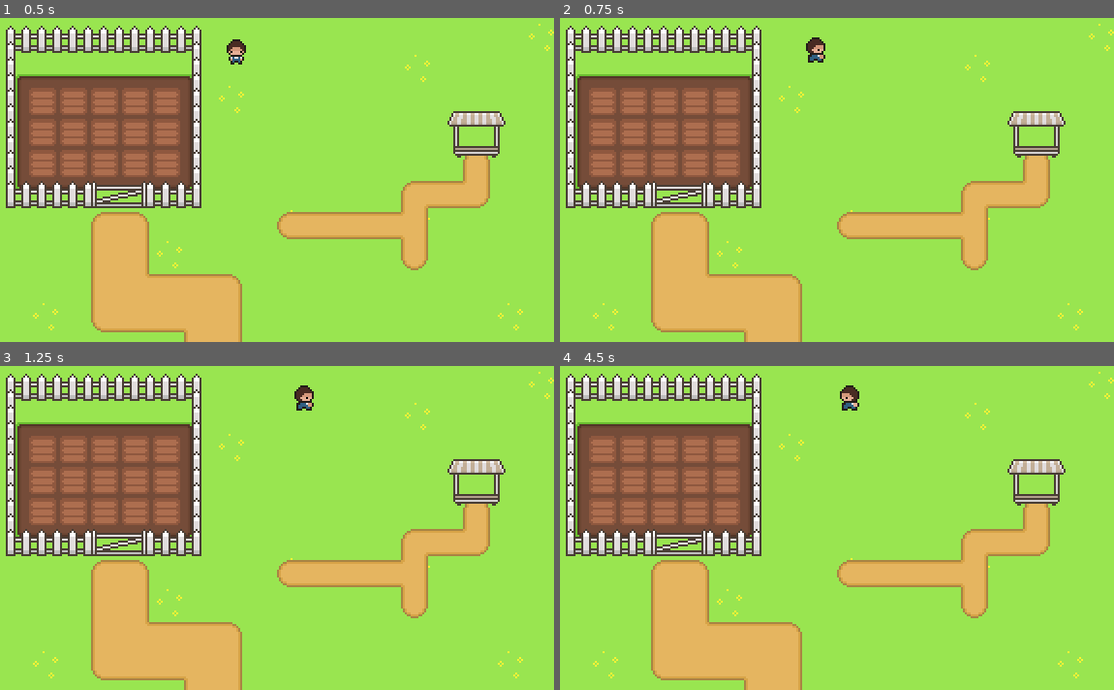
Above: before the commit, frames 1-4 (two rows, left to right).
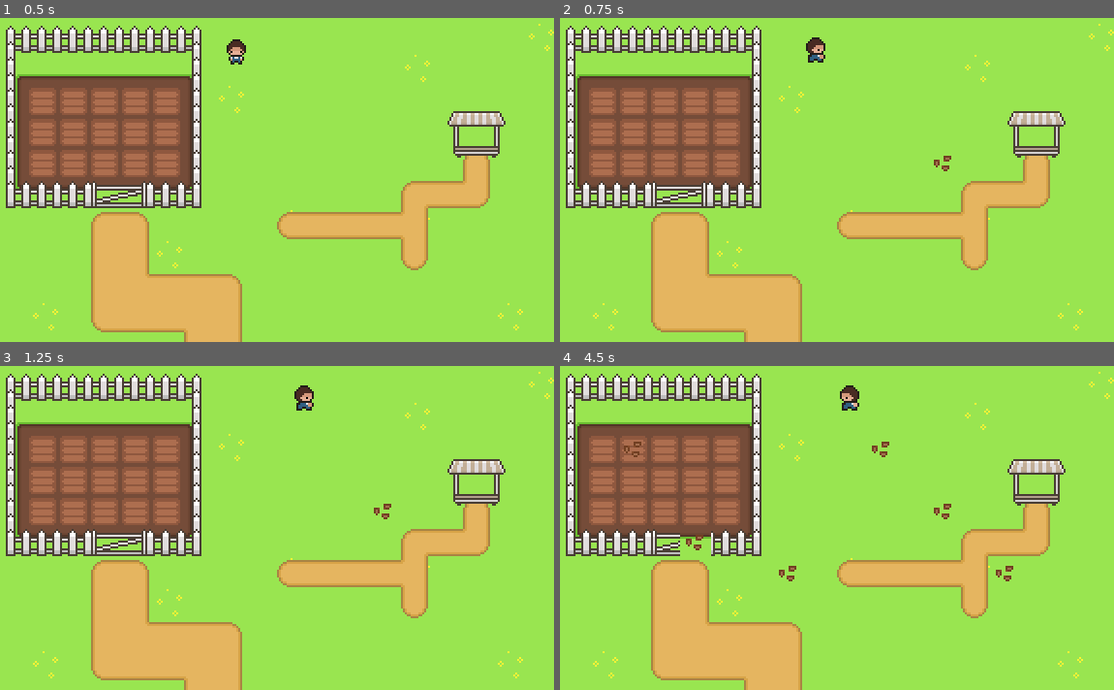
Above: after the commit, the same moments.

Repository: marjangoglani/DevWorm-Farming-Game-Tutorial
Game: Godot game, scene res://world.tscn
The game is run twice, just before and just after one commit, with the same random seed, the same clock (stepped at 60 frames per second) and the same inputs. The project has no main scene, so this scene is started directly.
Inputs (mouse positions are in pixels of both pictures, inside the frame that each line leads up to):
- Up to frame 1 (0.5 s): no input
- Up to frame 2 (0.75 s): tap Enter at 0.5 s; move the mouse to (942, 150) at 0.52 s; hold D (walk_right) from 0.53 s (still down); click (942, 150) at 0.6 s
- Up to frame 3 (1.25 s): keep holding D (walk_right)
- Up to frame 4 (4.5 s): move the mouse to (681, 531) at 1.27 s; release D (walk_right) at 1.28 s; hold S (walk_down) 1.28-2.03 s; click (681, 531) at 1.35 s; move the mouse to (864, 437) at 2.02 s; hold D (walk_right) 2.03-2.78 s; click (864, 437) at 2.1 s; move the mouse to (770, 586) at 2.77 s; hold W (walk_up) 2.78-3.53 s; click (770, 586) at 2.85 s; move the mouse to (992, 566) at 3.52 s; hold A (walk_left) from 3.53 s (still down); click (992, 566) at 3.6 s; move the mouse to (615, 463) at 4.27 s; click (615, 463) at 4.35 s

Frame 1 is identical in both runs. In frame 2, less than 0.1% of the frame differs, in the area x 67-71%, y 42-48%; in frame 3, less than 0.1%; in frame 4, 0.7%, in the area x 11-82%, y 23-67%.

Commit message:
Dropping seeds!
I can click and drop the seeds wherever I want! Which is not exactly what we want but oh well! It works! Also I fixed that stupid bug error that I was getting before. I just had to set the terrain index or something to 0 or 1 or some non negative number. Don't remember exactly.

Diff:
--- a/project.godot
+++ b/project.godot
@@ -1,3 +1,11 @@
+; Engine configuration file.
+; It's best edited using the editor UI and not directly,
+; since the parameters that go here are not all obvious.
+;
+; Format:
+;   [section] ; section goes between []
+;   param=value ; assign values to parameters
+
 config_version=5
 
 [application]
@@ -58,6 +66,11 @@
 "events": [Object(InputEventKey,"resource_local_to_scene":false,"resource_name":"","device":-1,"window_id":0,"alt_pressed":false,"shift_pressed":false,"ctrl_pressed":false,"meta_pressed":false,"pressed":false,"keycode":0,"physical_keycode":83,"key_label":0,"unicode":115,"echo":false,"script":null)
 ]
 }
+Click={
+"deadzone": 0.5,
+"events": [Object(InputEventMouseButton,"resource_local_to_scene":false,"resource_name":"","device":-1,"window_id":0,"alt_pressed":false,"shift_pressed":false,"ctrl_pressed":false,"meta_pressed":false,"button_mask":1,"position":Vector2(283, 20),"global_position":Vector2(291, 100),"factor":1.0,"button_index":1,"canceled":false,"pressed":true,"double_click":false,"script":null)
+]
+}
 
 [rendering]
 
--- /dev/null
+++ b/world.gd
@@ -0,0 +1,12 @@
+extends Node2D
+
+@onready var tile_map : TileMap = $TileMap
+var tilled_soil_layer_num = 1
+
+func _input(event):
+	if Input.is_action_just_pressed("Click"):
+		var mouse_position = get_global_mouse_position()
+		var tile_mouse_pos = tile_map.local_to_map(mouse_position)
+		var source_id = 2 		# kinda hard coded, is there a way I can grab this num from tile_map?
+		var atlas_coord = Vector2i(11,1)
+		tile_map.set_cell(tilled_soil_layer_num, tile_mouse_pos, source_id, atlas_coord)
--- a/world.tscn
+++ b/world.tscn
@@ -1,8 +1,10 @@
-[gd_scene load_steps=8 format=3 uid="uid://bj2g6i5w1a5db"]
+[gd_scene load_steps=11 format=3 uid="uid://bj2g6i5w1a5db"]
 
 [ext_resource type="Texture2D" uid="uid://bmmxus8kgmb1m" path="res://farmingTilesheetComplete.png" id="1_nn3ch"]
+[ext_resource type="Script" path="res://world.gd" id="1_x5k5a"]
 [ext_resource type="Texture2D" uid="uid://di0b4hxfnrh4h" path="res://Paradise_Asset_Pack_FREE/TileSets/terrains/Terrains_Dirt_Grass_Sand_Cliffs.png" id="2_10trm"]
 [ext_resource type="PackedScene" uid="uid://dv5u68y0lnkl4" path="res://player.tscn" id="2_kwh34"]
+[ext_resource type="Texture2D" uid="uid://da7tpxjndhqtj" path="res://Paradise_Asset_Pack_FREE/FOR_TUTORIAL/tilemap1.png" id="4_s1gew"]
 
 [sub_resource type="TileMapPattern" id="TileMapPattern_32i5d"]
 tile_data = PackedInt32Array(0, 196608, 6, 65536, 196608, 7, 131072, 196608, 7, 196608, 196608, 7, 262144, 196608, 8, 1 …(532 unchanged characters)…
@@ -12,28 +14,40 @@
 12:5/0 = 0
 6:7/0 = 0
 7:8/0 = 0
+7:8/0/terrain_set = 0
 7:8/0/terrain = 0
 8:8/0 = 0
+8:8/0/terrain_set = 0
 8:8/0/terrain = 0
 9:8/0 = 0
+9:8/0/terrain_set = 0
 9:8/0/terrain = 0
 10:8/0 = 0
+10:8/0/terrain_set = 0
 10:8/0/terrain = 0
 11:8/0 = 0
+11:8/0/terrain_set = 0
 11:8/0/terrain = 0
 12:8/0 = 0
+12:8/0/terrain_set = 0
 12:8/0/terrain = 0
 10:9/0 = 0
+10:9/0/terrain_set = 0
 10:9/0/terrain = 0
 11:9/0 = 0
+11:9/0/terrain_set = 0
 11:9/0/terrain = 0
 12:9/0 = 0
+12:9/0/terrain_set = 0
 12:9/0/terrain = 0
 10:10/0 = 0
+10:10/0/terrain_set = 0
 10:10/0/terrain = 0
 11:10/0 = 0
+11:10/0/terrain_set = 0
 11:10/0/terrain = 0
 12:10/0 = 0
+12:10/0/terrain_set = 0
 12:10/0/terrain = 0
 2:11/size_in_atlas = Vector2i(2, 2)
 2:11/0 = 0
@@ -62,6 +76,7 @@
 4:8/0 = 0
 5:8/0 = 0
 6:8/0 = 0
+6:8/0/terrain_set = 0
 6:8/0/terrain = 0
 6:6/0 = 0
 7:6/0 = 0
@@ -631,15 +646,335 @@
 10:19/0 = 0
 11:19/0 = 0
 
+[sub_resource type="TileSetAtlasSource" id="TileSetAtlasSource_wec5x"]
+texture = ExtResource("4_s1gew")
+0:0/0 = 0
+1:0/0 = 0
+2:0/0 = 0
+3:0/0 = 0
+4:0/0 = 0
+5:0/0 = 0
+6:0/0 = 0
+7:0/0 = 0
+8:0/0 = 0
+9:0/0 = 0
+10:0/0 = 0
+11:0/0 = 0
+12:0/0 = 0
+13:0/0 = 0
+0:1/0 = 0
+1:1/0 = 0
+2:1/0 = 0
+9:1/0 = 0
+10:1/0 = 0
+11:1/0 = 0
+12:1/0 = 0
+13:1/0 = 0
+14:1/0 = 0
+0:2/0 = 0
+1:2/0 = 0
+2:2/0 = 0
+3:2/0 = 0
+4:2/0 = 0
+5:2/0 = 0
+6:2/0 = 0
+7:2/0 = 0
+8:2/0 = 0
+9:2/0 = 0
+10:2/0 = 0
+11:2/0 = 0
+12:2/0 = 0
+13:2/0 = 0
+14:2/0 = 0
+15:2/0 = 0
+16:2/0 = 0
+17:2/0 = 0
+0:3/0 = 0
+1:3/0 = 0
+2:3/0 = 0
+3:3/0 = 0
+4:3/0 = 0
+5:3/0 = 0
+6:3/0 = 0
+7:3/0 = 0
+8:3/0 = 0
+9:3/0 = 0
+10:3/0 = 0
+11:3/0 = 0
+12:3/0 = 0
+13:3/0 = 0
+14:3/0 = 0
+15:3/0 = 0
+16:3/0 = 0
+17:3/0 = 0
+0:4/0 = 0
+1:4/0 = 0
+2:4/0 = 0
+3:4/0 = 0
+4:4/0 = 0
+5:4/0 = 0
+6:4/0 = 0
+7:4/0 = 0
+8:4/0 = 0
+9:4/0 = 0
+10:4/0 = 0
+11:4/0 = 0
+12:4/0 = 0
+13:4/0 = 0
+14:4/0 = 0
+15:4/0 = 0
+16:4/0 = 0
+17:4/0 = 0
+0:5/0 = 0
+1:5/0 = 0
+2:5/0 = 0
+3:5/0 = 0
+4:5/0 = 0
+5:5/0 = 0
+6:5/0 = 0
+7:5/0 = 0
+8:5/0 = 0
+9:5/0 = 0
+10:5/0 = 0
+11:5/0 = 0
+13:5/0 = 0
+14:5/0 = 0
+16:5/0 = 0
+17:5/0 = 0
+0:6/0 = 0
+1:6/0 = 0
+2:6/0 = 0
+3:6/0 = 0
+4:6/0 = 0
+5:6/0 = 0
+6:6/0 = 0
+7:6/0 = 0
+8:6/0 = 0
+9:6/0 = 0
+10:6/0 = 0
+11:6/0 = 0
+12:6/0 = 0
+13:6/0 = 0
+14:6/0 = 0
+15:6/0 = 0
+16:6/0 = 0
+17:6/0 = 0
+0:7/0 = 0
+1:7/0 = 0
+2:7/0 = 0
+3:7/0 = 0
+4:7/0 = 0
+5:7/0 = 0
+6:7/0 = 0
+7:7/0 = 0
+8:7/0 = 0
+9:7/0 = 0
+10:7/0 = 0
+11:7/0 = 0
+12:7/0 = 0
+13:7/0 = 0
+14:7/0 = 0
+15:7/0 = 0
+16:7/0 = 0
+17:7/0 = 0
+0:8/0 = 0
+1:8/0 = 0
+2:8/0 = 0
+3:8/0 = 0
+4:8/0 = 0
+5:8/0 = 0
+6:8/0 = 0
+7:8/0 = 0
+8:8/0 = 0
+9:8/0 = 0
+10:8/0 = 0
+11:8/0 = 0
+12:8/0 = 0
+13:8/0 = 0
+15:8/0 = 0
+16:8/0 = 0
+17:8/0 = 0
+0:9/0 = 0
+1:9/0 = 0
+2:9/0 = 0
+3:9/0 = 0
+4:9/0 = 0
+5:9/0 = 0
+6:9/0 = 0
+7:9/0 = 0
+8:9/0 = 0
+9:9/0 = 0
+10:9/0 = 0
+11:9/0 = 0
+12:9/0 = 0
+13:9/0 = 0
+15:9/0 = 0
+16:9/0 = 0
+17:9/0 = 0
+0:10/0 = 0
+1:10/0 = 0
+2:10/0 = 0
+3:10/0 = 0
+4:10/0 = 0
+5:10/0 = 0
+6:10/0 = 0
+7:10/0 = 0
+8:10/0 = 0
+9:10/0 = 0
+10:10/0 = 0
+11:10/0 = 0
+12:10/0 = 0
+13:10/0 = 0
+15:10/0 = 0
+16:10/0 = 0
+17:10/0 = 0
+0:11/0 = 0
+1:11/0 = 0
+2:11/0 = 0
+3:11/0 = 0
+4:11/0 = 0
+5:11/0 = 0
+6:11/0 = 0
+7:11/0 = 0
+8:11/0 = 0
+9:11/0 = 0
+10:11/0 = 0
+11:11/0 = 0
+12:11/0 = 0
+13:11/0 = 0
+0:12/0 = 0
+1:12/0 = 0
+2:12/0 = 0
+3:12/0 = 0
+4:12/0 = 0
+5:12/0 = 0
+6:12/0 = 0
+7:12/0 = 0
+8:12/0 = 0
+9:12/0 = 0
+10:12/0 = 0
+11:12/0 = 0
+12:12/0 = 0
+13:12/0 = 0
+0:13/0 = 0
+1:13/0 = 0
+2:13/0 = 0
+3:13/0 = 0
+4:13/0 = 0
+5:13/0 = 0
+6:13/0 = 0
+7:13/0 = 0
+8:13/0 = 0
+9:13/0 = 0
+10:13/0 = 0
+11:13/0 = 0
+0:14/0 = 0
+1:14/0 = 0
+2:14/0 = 0
+3:14/0 = 0
+4:14/0 = 0
+5:14/0 = 0
+6:14/0 = 0
+7:14/0 = 0
+8:14/0 = 0
+9:14/0 = 0
+10:14/0 = 0
+11:14/0 = 0
+0:15/0 = 0
+1:15/0 = 0
+2:15/0 = 0
+3:15/0 = 0
+4:15/0 = 0
+5:15/0 = 0
+6:15/0 = 0
+7:15/0 = 0
+8:15/0 = 0
+9:15/0 = 0
+11:15/0 = 0
+0:16/0 = 0
+1:16/0 = 0
+2:16/0 = 0
+3:16/0 = 0
+4:16/0 = 0
+5:16/0 = 0
+6:16/0 = 0
+7:16/0 = 0
+8:16/0 = 0
+9:16/0 = 0
+10:16/0 = 0
+11:16/0 = 0
+0:17/0 = 0
+1:17/0 = 0
+2:17/0 = 0
+3:17/0 = 0
+4:17/0 = 0
+5:17/0 = 0
+6:17/0 = 0
+7:17/0 = 0
+8:17/0 = 0
+9:17/0 = 0
+10:17/0 = 0
+11:17/0 = 0
+0:18/0 = 0
+1:18/0 = 0
+2:18/0 = 0
+3:18/0 = 0
+4:18/0 = 0
+5:18/0 = 0
+6:18/0 = 0
+7:18/0 = 0
+8:18/0 = 0
+9:18/0 = 0
+10:18/0 = 0
+11:18/0 = 0
+0:19/0 = 0
+1:19/0 = 0
+2:19/0 = 0
+3:19/0 = 0
+4:19/0 = 0
+5:19/0 = 0
+6:19/0 = 0
+7:19/0 = 0
+8:19/0 = 0
+9:19/0 = 0
+10:19/0 = 0
+11:19/0 = 0
+0:20/0 = 0
+1:20/0 = 0
+2:20/0 = 0
+3:20/0 = 0
+4:20/0 = 0
+5:20/0 = 0
+6:20/0 = 0
+7:20/0 = 0
+8:20/0 = 0
+9:20/0 = 0
+10:20/0 = 0
+11:20/0 = 0
+0:21/0 = 0
+1:21/0 = 0
+2:21/0 = 0
+3:21/0 = 0
+4:21/0 = 0
+5:21/0 = 0
+6:21/0 = 0
+7:21/0 = 0
+8:21/0 = 0
+9:21/0 = 0
+10:21/0 = 0
+11:21/0 = 0
+
 [sub_resource type="TileSet" id="TileSet_fr3b2"]
 terrain_set_0/mode = 0
 terrain_set_0/terrain_0/name = "TilledSoil"
 terrain_set_0/terrain_0/color = Color(0.262745, 0.929412, 0.164706, 1)
 sources/0 = SubResource("TileSetAtlasSource_8pbdo")
 sources/1 = SubResource("TileSetAtlasSource_obxgw")
+sources/2 = SubResource("TileSetAtlasSource_wec5x")
 pattern_0 = SubResource("TileMapPattern_32i5d")
 
 [node name="world" type="Node2D"]
+script = ExtResource("1_x5k5a")
 
 [node name="TileMap" type="TileMap" parent="."]
 texture_filter = 1
Not shown, changed: Paradise_Asset_Pack_FREE/TileSets/.DS_Store
